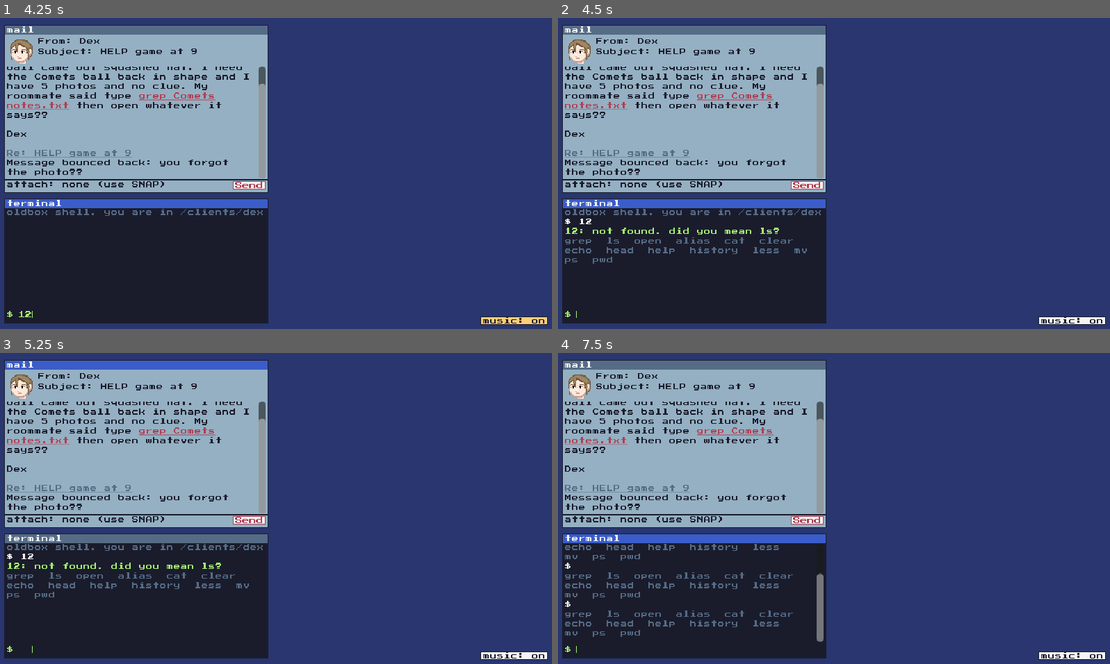
Above: before the commit, frames 1-4 (two rows, left to right).
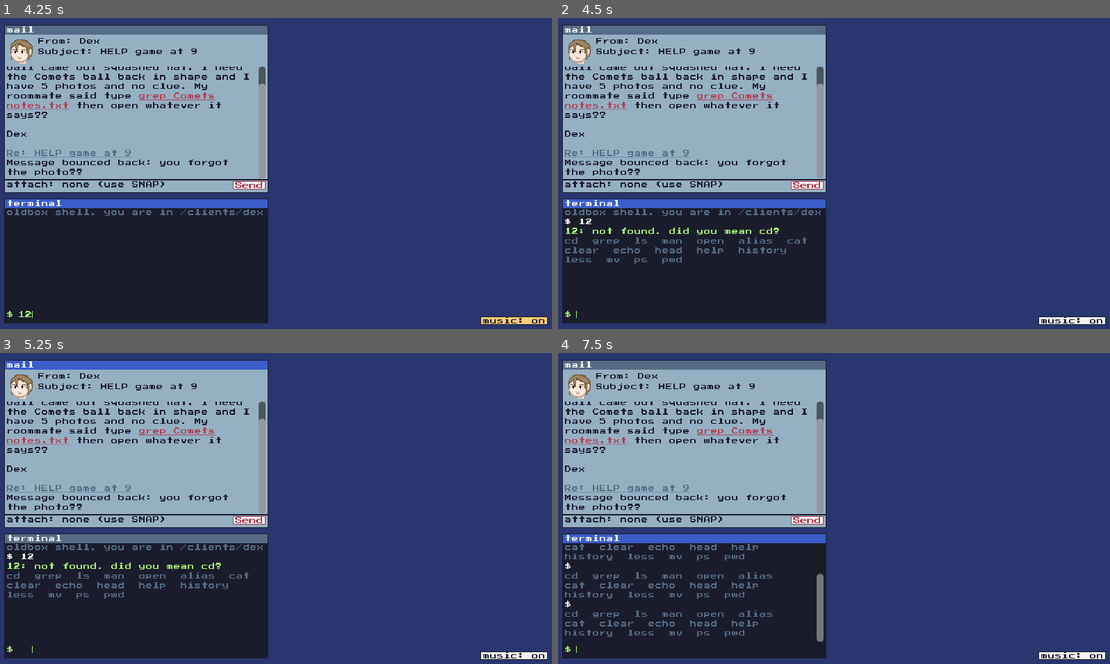
Above: after the commit, the same moments.

Repository: Gaming-RF/Promptless
Game: Godot game, scene res://scenes/main.tscn
Two runs of this game, one before a commit and one after it. Both use one fixed random seed, a clock stepped at 60 frames per second and the inputs below.
Inputs (mouse positions are in pixels of both pictures, inside the frame that each line leads up to):
- Up to frame 1 (4.25 s): click "boot up" at 0.5 s; click (143, 313) at 1.27 s; type "12" at 1.35 s; click "Send" at 2 s; click "music: on" at 2.75 s; click "music: off" at 3.5 s
- Up to frame 2 (4.5 s): tap Enter at 4.25 s; move the mouse to (955, 157) at 4.27 s; hold Right from 4.28 s (still down); tap Tab at 4.35 s; click (955, 157) at 4.42 s
- Up to frame 3 (5.25 s): tap Space at 4.52, 5 s; release Right at 5 s; drag from (165, 524) to (248, 570) at 5.02 s
- Up to frame 4 (7.5 s): tap Enter at 5.75, 7.25 s; move the mouse to (889, 440) at 5.77 s; hold Right 5.78-6.5 s; tap Tab at 5.85, 7.35 s; click (889, 440) at 5.92 s; tap Space at 6.5 s; drag from (806, 570) to (668, 461) at 6.52 s; move the mouse to (999, 555) at 7.27 s; hold Left from 7.28 s (still down); click (999, 555) at 7.42 s

Frame 1 is identical in both runs. In frame 2, 0.6% of the frame differs, in the area x 1-46%, y 67-80%; in frame 3, 0.6%; in frame 4, 1.6%, in the area x 1-43%, y 61-92%.

Commit message:
feat: file system with folders, hidden files, home folder; cd, ls -a, man, real mv

Diff:
--- a/data/campaign.json
+++ b/data/campaign.json
@@ -33,10 +33,11 @@
 			"open_usage": "usage: open FILE",
 			"open_text": "{n} lines of chaos. Try grep.",
 			"help": [
-				"needed: ls  grep  open",
+				"needed: ls  grep  open  cd  man",
 				"also: cat head less echo pwd",
 				"      history alias ps clear mv",
-				"Tab completes. Up/Down = history."
+				"Tab completes. Up/Down = history.",
+				"man COMMAND explains one."
 			],
 			"viewer": "pixview",
 			"alias": [
@@ -45,7 +46,69 @@
 			"cat_picture": "{cmd}: {file}: that's a picture. try open",
 			"mv_readonly": "mv: cannot move '{file}': Read-only file system",
 			"mv_usage": "usage: mv FILE DEST",
-			"read_usage": "usage: {cmd} FILE"
+			"read_usage": "usage: {cmd} FILE",
+			"man_usage": "What manual page do you want?",
+			"man": {
+				"ls": [
+					"LS(1)",
+					"  ls [-a] [FOLDER]",
+					"  List the files in a folder.",
+					"  -a   also list hidden files,",
+					"       the ones whose names start with ."
+				],
+				"grep": [
+					"GREP(1)",
+					"  grep [-i] WORD FILE...",
+					"  Print the lines of FILE that contain WORD.",
+					"  Capitals count: Gold is not gold.",
+					"  -i   ignore capitals"
+				],
+				"open": [
+					"OPEN(1)",
+					"  open FILE",
+					"  Open a picture in its viewer window.",
+					"  (a shortcut: see alias)"
+				],
+				"cd": [
+					"CD(1)",
+					"  cd [FOLDER]",
+					"  Move into FOLDER.",
+					"  cd ..   up one folder",
+					"  cd ~    your home folder",
+					"  cd      also your home folder"
+				],
+				"man": [
+					"MAN(1)",
+					"  man COMMAND",
+					"  Show the manual page for COMMAND."
+				],
+				"cat": [
+					"CAT(1)",
+					"  cat FILE",
+					"  Print a whole text file."
+				],
+				"head": [
+					"HEAD(1)",
+					"  head [-n N] FILE",
+					"  Print the first N lines (10 if not given)."
+				],
+				"mv": [
+					"MV(1)",
+					"  mv FILE DEST",
+					"  Move or rename a file.",
+					"  Client folders are read-only."
+				],
+				"pwd": [
+					"PWD(1)",
+					"  pwd",
+					"  Print the folder you are in."
+				],
+				"ps": [
+					"PS(1)",
+					"  ps",
+					"  List running programs and their numbers."
+				]
+			}
 		},
 		"ui": {
 			"attach_none": "attach: none (use SNAP)",
@@ -55,6 +118,7 @@
 			"reply_prefix": "Re: ",
 			"music_on": "music: on",
 			"music_off": "music: off"
-		}
+		},
+		"home": "/home/you"
 	}
 }
--- a/scripts/desktop.gd
+++ b/scripts/desktop.gd
@@ -67,8 +67,10 @@
 func load_job(j: Dictionary) -> void:
 	job = j
 	var old_history: Array = shell.history if shell else []
+	var old_home: Dictionary = shell.fs.export_under(shell.fs.home) if shell else {}
 	shell = Shell.new(job)
 	shell.history = old_history
+	shell.fs.import_nodes(old_home)
 	attachment = null
 	finished = false
 	for w in pictures.values():
@@ -104,22 +106,33 @@
 func running_programs() -> Array:
 	var list: Array = [{"pid": 101, "cmd": "sh"}, {"pid": 102, "cmd": "mail"}]
 	for f in pictures:
-		list.append({"pid": pictures[f].pid, "cmd": "%s %s" % [job.shell.viewer, f]})
+		list.append({"pid": pictures[f].pid, "cmd": "%s %s" % [job.shell.viewer, f.get_file()]})
 	return list
 
 
 var _next_pid := 140
+
+
+func picture(name: String):
+	var path: String = shell.fs.absolute(shell.cwd, name)
+	if pictures.has(path):
+		return pictures[path]
+	for p in pictures:
+		if p.get_file() == name:
+			return pictures[p]
+	return null
 
 
 func open_picture(file: String):
 	if pictures.has(file):
 		_focus(pictures[file], false)
 		return pictures[file]
-	var info := JobData.picture_info(job, file)
+	var info: Dictionary = shell.fs.node(file)
 	var w = PictureWindow.new()
 	add_child(w)
 	var k := pictures.size() % 6
-	w.setup(file, JobData.picture_texture(job, file), JobData.picture_index(job, file),
+	var tex: Texture2D = UI.find([info.get("asset", "")])
+	w.setup(file, tex, JobData.picture_index(job, file.get_file()),
 		Vector2(info.open_size[0], info.open_size[1]), job.ui.snap)
 	w.position = Vector2(326 + 18 * k, 10 + 14 * k)
 	w.keep_on_screen()
@@ -140,6 +153,11 @@
 		"name": "snapshot_%d.png" % snap_count,
 		"windows": [{"file": w.file, "w": s.x, "h": s.y}],
 	}
+	shell.fs.add_file(shell.fs.home + "/" + attachment.name, {
+		"type": "picture",
+		"open_size": [s.x, s.y],
+		"asset": shell.fs.node(w.file).get("asset", ""),
+	})
 	w.flash()
 	email.show_attachment(attachment.name)
 
--- a/scripts/judge.gd
+++ b/scripts/judge.gd
@@ -1,12 +1,18 @@
 extends RefCounted
+
+
+static func answer_path(job: Dictionary) -> String:
+	var a: String = job.answer
+	return a if a.begins_with("/") else job.folder + "/" + a
 
 
 static func verdict(record, job: Dictionary) -> String:
 	if record == null or record.get("windows", []).is_empty():
 		return "no_attachment"
 	var t: Dictionary = job.target
+	var want := answer_path(job)
 	for w in record.windows:
-		if w.file != job.answer:
+		if w.file != want and w.file != job.answer:
 			continue
 		if absf(w.w - t.w) <= t.tolerance and absf(w.h - t.h) <= t.tolerance:
 			return "right"
--- a/scripts/picture_window.gd
+++ b/scripts/picture_window.gd
@@ -15,7 +15,7 @@
 func setup(file_name: String, tex: Texture2D, variant: int, open_size: Vector2, snap_text: String) -> void:
 	file = file_name
 	resizable = true
-	set_title(file_name)
+	set_title(file_name.get_file())
 	view.texture = tex
 	view.variant = variant
 	view.mouse_filter = MOUSE_FILTER_IGNORE
--- a/scripts/shell.gd
+++ b/scripts/shell.gd
@@ -1,24 +1,25 @@
 extends RefCounted
 
-const COMMANDS := ["grep", "ls", "open"]
+const VFS = preload("res://scripts/vfs.gd")
+const COMMANDS := ["cd", "grep", "ls", "man", "open"]
 const COURTESY := ["alias", "cat", "clear", "echo", "head", "help", "history", "less", "mv", "ps", "pwd"]
 
 var job: Dictionary
+var fs
+var cwd := "/"
 var history: Array = []
 var _token_re := RegEx.new()
 
 
 func _init(j: Dictionary) -> void:
 	job = j
+	fs = VFS.new(job)
+	cwd = job.folder
 	_token_re.compile("\"([^\"]*)\"|'([^']*)'|(\\S+)")
 
 
 func files() -> Array:
-	var names: Array = job.texts.keys()
-	for p in job.pictures:
-		names.append(p.file)
-	names.sort()
-	return names
+	return fs.children(cwd)
 
 
 func run(line: String, programs: Array = []) -> Dictionary:
@@ -34,7 +35,11 @@
 	var cmd: String = args.pop_front()
 	match cmd:
 		"ls":
-			res.out.append("  ".join(files()))
+			_ls(args, res)
+		"cd":
+			_cd(args, res)
+		"man":
+			_man(args, res)
 		"grep":
 			_grep(args, res)
 		"open":
@@ -44,7 +49,7 @@
 		"clear":
 			res.clear = true
 		"pwd":
-			res.out.append(job.folder)
+			res.out.append(cwd)
 		"echo":
 			res.out.append(" ".join(args))
 		"history":
@@ -67,12 +72,7 @@
 				n = args.pop_front().substr(1).to_int()
 			_print_text(cmd, args, res, n)
 		"mv":
-			if args.size() < 2:
-				res.out.append(job.shell.mv_usage)
-			elif resolve(args[0]) == "":
-				_missing("mv", args[0], res)
-			else:
-				res.out.append(job.shell.mv_readonly.format({"file": args[0]}))
+			_mv(args, res)
 		_:
 			var s := closest(cmd, COMMANDS + COURTESY, 2)
 			if s != "":
@@ -86,17 +86,30 @@
 	var cut := line.rfind(" ")
 	var head := line.substr(0, cut + 1)
 	var word := line.substr(cut + 1)
-	var pool: Array = (COMMANDS + COURTESY) if cut == -1 else files()
-	var matches: Array = pool.filter(func(n): return n.begins_with(word))
+	var dir_part := ""
+	var partial := word
+	var pool: Array
+	if cut == -1:
+		pool = COMMANDS + COURTESY
+	else:
+		var slash := word.rfind("/")
+		if slash != -1:
+			dir_part = word.substr(0, slash + 1)
+			partial = word.substr(slash + 1)
+		var dir: String = fs.absolute(cwd, dir_part) if dir_part != "" else cwd
+		pool = fs.children(dir, partial.begins_with("."))
+		pool = pool.map(func(n): return n + "/" if fs.is_dir(fs.absolute(dir, n)) else n)
+	var matches: Array = pool.filter(func(n): return n.begins_with(partial))
 	if matches.is_empty():
 		return {"line": line, "options": []}
 	if matches.size() == 1:
-		return {"line": head + matches[0] + " ", "options": []}
+		var m: String = matches[0]
+		return {"line": head + dir_part + m + ("" if m.ends_with("/") else " "), "options": []}
 	var prefix: String = matches[0]
 	for m in matches:
 		while not m.begins_with(prefix):
 			prefix = prefix.left(-1)
-	return {"line": head + prefix, "options": matches if prefix == word else []}
+	return {"line": head + dir_part + prefix, "options": matches if prefix == partial else []}
 
 
 func tokenize(line: String) -> Array:
@@ -110,11 +123,8 @@
 
 
 func resolve(name: String) -> String:
-	if name.begins_with("./"):
-		name = name.substr(2)
-	elif name.begins_with(job.folder + "/"):
-		name = name.substr(job.folder.length() + 1)
-	return name if name in files() else ""
+	var path: String = fs.absolute(cwd, name)
+	return path if fs.exists(path) else ""
 
 
 func suggest_file(typed: String) -> String:
@@ -167,6 +177,54 @@
 		res.hint.append(job.shell.did_you_mean_file.format({"s": s}))
 
 
+func _ls(args: Array, res: Dictionary) -> void:
+	var show_hidden := false
+	var targets: Array = []
+	for a in args:
+		if a.begins_with("-"):
+			show_hidden = show_hidden or "a" in a
+		else:
+			targets.append(a)
+	if targets.is_empty():
+		targets = ["."]
+	for t in targets:
+		var path := resolve(t)
+		if path == "":
+			res.out.append("ls: cannot access '%s': No such file or directory" % t)
+		elif not fs.is_dir(path):
+			res.out.append(t)
+		else:
+			if targets.size() > 1:
+				res.out.append(t + ":")
+			var names: Array = fs.children(path, show_hidden)
+			if show_hidden:
+				names = [".", ".."] + names
+			if not names.is_empty():
+				res.out.append("  ".join(names))
+
+
+func _cd(args: Array, res: Dictionary) -> void:
+	var target: String = "~" if args.is_empty() else args[0]
+	var path := resolve(target)
+	if path == "":
+		res.out.append("cd: %s: No such file or directory" % target)
+	elif not fs.is_dir(path):
+		res.out.append("cd: %s: Not a directory" % target)
+	else:
+		cwd = path
+
+
+func _man(args: Array, res: Dictionary) -> void:
+	if args.is_empty():
+		res.out.append(job.shell.man_usage)
+		return
+	var pages: Dictionary = job.shell.get("man", {})
+	if pages.has(args[0]):
+		res.out.append_array(pages[args[0]])
+	else:
+		res.out.append("No manual entry for %s" % args[0])
+
+
 func _grep(args: Array, res: Dictionary) -> void:
 	var ignore_case := false
 	var rest: Array = []
@@ -183,17 +241,22 @@
 	var matched := false
 	var missing := false
 	for f in targets:
-		var name := resolve(f)
-		if name == "":
+		var path := resolve(f)
+		if path == "":
 			_missing("grep", f, res)
 			missing = true
 			continue
-		if not job.texts.has(name):
+		var n: Dictionary = fs.node(path)
+		if n.type == "dir":
+			res.out.append("grep: %s: Is a directory" % f)
+			missing = true
 			continue
-		for l in job.texts[name]:
+		if n.type != "text":
+			continue
+		for l in n.lines:
 			var hit: bool = l.to_lower().contains(word.to_lower()) if ignore_case else l.contains(word)
 			if hit:
-				res.out.append(("%s:%s" % [name, l]) if targets.size() > 1 else l)
+				res.out.append(("%s:%s" % [f, l]) if targets.size() > 1 else l)
 				matched = true
 	if not matched and not missing:
 		res.hint.append(job.shell.grep_no_match)
@@ -203,24 +266,54 @@
 	if args.is_empty():
 		res.out.append(job.shell.read_usage.format({"cmd": cmd}))
 		return
-	var name := resolve(args[0])
-	if name == "":
+	var path := resolve(args[0])
+	if path == "":
 		_missing(cmd, args[0], res)
-	elif not job.texts.has(name):
-		res.out.append(job.shell.cat_picture.format({"cmd": cmd, "file": name}))
-	else:
-		var lines: Array = job.texts[name]
-		res.out.append_array(lines if limit < 0 else lines.slice(0, limit))
+		return
+	var n: Dictionary = fs.node(path)
+	if n.type == "dir":
+		res.out.append("%s: %s: Is a directory" % [cmd, args[0]])
+	elif n.type != "text":
+		res.out.append(job.shell.cat_picture.format({"cmd": cmd, "file": args[0]}))
+	else:
+		res.out.append_array(n.lines if limit < 0 else n.lines.slice(0, limit))
 
 
 func _open(args: Array, res: Dictionary) -> void:
 	if args.is_empty():
 		res.out.append(job.shell.open_usage)
 		return
-	var name := resolve(args[0])
-	if name == "":
+	var path := resolve(args[0])
+	if path == "":
 		_missing("open", args[0], res, " ".join(args))
-	elif job.texts.has(name):
-		res.out.append(job.shell.open_text.format({"n": job.texts[name].size()}))
-	else:
-		res.open = name
+		return
+	var n: Dictionary = fs.node(path)
+	if n.type == "dir":
+		res.out.append("open: %s: Is a directory" % args[0])
+	elif n.type == "text":
+		res.out.append(job.shell.open_text.format({"n": n.lines.size()}))
+	else:
+		res.open = path
+
+
+func _mv(args: Array, res: Dictionary) -> void:
+	if args.size() < 2:
+		res.out.append(job.shell.mv_usage)
+		return
+	var src := resolve(args[0])
+	if src == "":
+		_missing("mv", args[0], res)
+		return
+	var dest: String = fs.absolute(cwd, args[1])
+	if fs.is_dir(dest):
+		dest = dest + "/" + src.get_file()
+	if not fs.writable(src) or not fs.writable(dest.get_base_dir()):
+		res.out.append(job.shell.mv_readonly.format({"file": args[0]}))
+		return
+	if not fs.is_dir(dest.get_base_dir()):
+		res.out.append("mv: cannot move '%s': No such file or directory" % args[0])
+		return
+	if dest == src or dest.begins_with(src + "/"):
+		res.out.append("mv: cannot move '%s' into itself" % args[0])
+		return
+	fs.move(src, dest)
--- /dev/null
+++ b/scripts/vfs.gd
@@ -0,0 +1,124 @@
+extends RefCounted
+
+var nodes := {}
+var home := "/home/you"
+
+
+func _init(job: Dictionary) -> void:
+	home = job.get("home", home)
+	add_dir("/")
+	add_dir(home)
+	add_dir(job.folder)
+	for name in job.texts:
+		add_file(job.folder + "/" + name, {"type": "text", "lines": job.texts[name]})
+	for p in job.pictures:
+		add_file(job.folder + "/" + p.file, {
+			"type": "picture",
+			"open_size": p.open_size,
+			"asset": p.get("asset", job.picture_dir + p.file),
+		})
+	for f in job.get("extra_files", []):
+		var path: String = f.path if f.path.begins_with("/") else job.folder + "/" + f.path
+		if f.type == "dir":
+			add_dir(path)
+		else:
+			var data: Dictionary = f.duplicate()
+			data.erase("path")
+			if data.type == "picture" and not data.has("asset"):
+				data.asset = job.picture_dir + path.get_file()
+			add_file(path, data)
+
+
+func add_dir(path: String) -> void:
+	path = norm(path)
+	if path != "/":
+		add_dir(path.get_base_dir())
+	if not nodes.has(path):
+		nodes[path] = {"type": "dir"}
+
+
+func add_file(path: String, data: Dictionary) -> void:
+	path = norm(path)
+	add_dir(path.get_base_dir())
+	nodes[path] = data
+
+
+func remove(path: String) -> void:
+	nodes.erase(norm(path))
+
+
+func move(src: String, dest: String) -> void:
+	var moved := {}
+	for path in nodes.keys():
+		if path == src or path.begins_with(src + "/"):
+			moved[dest + path.substr(src.length())] = nodes[path]
+			nodes.erase(path)
+	import_nodes(moved)
+
+
+static func norm(path: String) -> String:
+	var parts: Array = []
+	for p in path.split("/", false):
+		if p == ".":
+			continue
+		if p == "..":
+			if not parts.is_empty():
+				parts.pop_back()
+			continue
+		parts.append(p)
+	return "/" + "/".join(parts)
+
+
+func absolute(cwd: String, p: String) -> String:
+	if p == "~":
+		return home
+	if p.begins_with("~/"):
+		return norm(home + "/" + p.substr(2))
+	if p.begins_with("/"):
+		return norm(p)
+	return norm(cwd + "/" + p)
+
+
+func exists(path: String) -> bool:
+	return nodes.has(path)
+
+
+func is_dir(path: String) -> bool:
+	return nodes.has(path) and nodes[path].type == "dir"
+
+
+func node(path: String) -> Dictionary:
+	return nodes.get(path, {})
+
+
+func writable(path: String) -> bool:
+	return path == home or path.begins_with(home + "/")
+
+
+func children(dir: String, show_hidden := false) -> Array:
+	var out: Array = []
+	var prefix := dir if dir.ends_with("/") else dir + "/"
+	for path in nodes:
+		if path == dir or not path.begins_with(prefix):
+			continue
+		var rest: String = path.substr(prefix.length())
+		if "/" in rest:
+			continue
+		if show_hidden or not rest.begins_with("."):
+			out.append(rest)
+	out.sort()
+	return out
+
+
+func export_under(dir: String) -> Dictionary:
+	var out := {}
+	for path in nodes:
+		if path.begins_with(dir + "/"):
+			out[path] = nodes[path]
+	return out
+
+
+func import_nodes(more: Dictionary) -> void:
+	for path in more:
+		add_dir(path.get_base_dir())
+		nodes[path] = more[path]
--- a/tests/input_test.gd
+++ b/tests/input_test.gd
@@ -86,7 +86,7 @@
 	await key(KEY_TAB)
 	check(desk.term.input.text == "open ball_3.png ", "Tab completes the file name: '%s'" % desk.term.input.text)
 	await key(KEY_ENTER)
-	check(desk.pictures.has("ball_3.png"), "typed open makes a window")
+	check(desk.picture("ball_3.png") != null, "typed open makes a window")
 	await key(KEY_UP)
 	check(desk.term.input.text == "open ball_3.png ", "Up arrow recalls last command")
 	await key(KEY_DOWN)
@@ -95,7 +95,7 @@
 	await key(KEY_ENTER)
 	check(term_text(desk).count("notes.txt") >= 2, "focus survived submit (typed ls ran)")
 
-	var w = desk.pictures["ball_3.png"]
+	var w = desk.picture("ball_3.png")
 	var before: Vector2 = w.get_content_size()
 	await key(KEY_DOWN)
 	check(w.get_content_size() == before, "arrow keys don't resize while typing")
--- a/tests/run_tests.gd
+++ b/tests/run_tests.gd
@@ -63,6 +63,45 @@
 	check(Judge.verdict(rec(other, w, h), job) == "wrong_file", tag + "wrong picture at target = wrong file")
 
 
+func check_file_system(base: Dictionary) -> void:
+	var job := JobData.merge(base, {"extra_files": [
+		{"path": ".album", "type": "dir"},
+		{"path": ".album/faded_1.png", "type": "picture", "open_size": [120, 90], "asset": "res://assets/ball_1.png"},
+		{"path": ".album/readme.txt", "type": "text", "lines": ["two copies. lay one over the other."]},
+	]})
+	var sh = Shell.new(job)
+	check(not ".album" in sh.run("ls").out[0], "fs: hidden folder not in ls")
+	check(".album" in sh.run("ls -a").out[0] and sh.run("ls -a").out[0].begins_with(".  .."), "fs: ls -a shows hidden + . ..")
+	sh.run("cd .album")
+	check(sh.cwd == "/clients/dex/.album" and sh.run("pwd").out == ["/clients/dex/.album"], "fs: cd into hidden folder, pwd")
+	check(sh.run("ls").out == ["faded_1.png  readme.txt"], "fs: ls inside folder")
+	check(sh.run("cat readme.txt").out.size() == 1 and sh.run("grep copies ../.album/readme.txt").out.size() == 1, "fs: relative paths, ..")
+	check(sh.run("open faded_1.png").open == "/clients/dex/.album/faded_1.png", "fs: open in subfolder")
+	sh.run("cd ..")
+	check(sh.cwd == "/clients/dex", "fs: cd ..")
+	sh.run("cd")
+	check(sh.cwd == "/home/you", "fs: cd alone = home")
+	sh.run("cd ~")
+	check(sh.cwd == "/home/you", "fs: cd ~")
+	check(sh.run("cd /nope").out[0] == "cd: /nope: No such file or directory", "fs: cd missing")
+	check(sh.run("cd /clients/dex/notes.txt").out[0].ends_with("Not a directory"), "fs: cd into a file")
+	check(sh.run("cat /clients/dex").out[0].ends_with("Is a directory"), "fs: cat a folder")
+	check(sh.run("grep x /clients").out[0].ends_with("Is a directory"), "fs: grep a folder")
+	check("Read-only" in sh.run("mv /clients/dex/notes.txt ~/n.txt").out[0], "fs: client folder read-only")
+	sh.fs.add_file("/home/you/snap.png", {"type": "picture", "open_size": [10, 10]})
+	sh.run("mkdir x")
+	sh.fs.add_dir("/home/you/keep")
+	check(sh.run("mv snap.png keep").out.is_empty() and sh.fs.exists("/home/you/keep/snap.png"), "fs: mv into folder in home")
+	sh.run("mv keep stuff")
+	check(sh.fs.exists("/home/you/stuff/snap.png") and not sh.fs.exists("/home/you/keep"), "fs: mv a folder moves contents")
+	check(sh.run("mv stuff stuff/inner").out[0].contains("into itself"), "fs: mv folder into itself refused")
+	check(sh.run("man ls").out[0] == "LS(1)" and sh.run("man").out == [job.shell.man_usage], "man page + usage")
+	check(sh.run("man frob").out == ["No manual entry for frob"], "man unknown")
+	sh.run("cd /clients/dex")
+	check(sh.complete("cd .al").line == "cd .album/", "tab: hidden folder gets a slash, no space")
+	check(sh.complete("open .album/fa").line == "open .album/faded_1.png ", "tab: completes inside a folder path")
+
+
 func _initialize() -> void:
 	var c := JobData.load_campaign("res://data/campaign.json")
 	check(c.jobs.size() == 2, "campaign has 2 jobs")
@@ -83,7 +122,7 @@
 	r = sh.run("open notes.txt")
 	check(r.out == ["30 lines of chaos. Try grep."], "open notes.txt -> chaos line: " + str(r.out))
 	r = sh.run("open /clients/dex/ball_3.png")
-	check(r.open == "ball_3.png", "open full path picture")
+	check(r.open == "/clients/dex/ball_3.png", "open full path picture")
 	r = sh.run("open ball 3")
 	check(r.open == "" and r.hint.size() == 1 and "ball_3.png" in r.hint[0], "open ball 3 -> did you mean ball_3.png")
 	r = sh.run("open bal_3.png")
@@ -118,6 +157,7 @@
 	check(amb.line == "open ball_" and amb.options.is_empty(), "tab: common prefix")
 	amb = sh.complete("open ball_")
 	check(amb.options.size() == 5, "tab: lists options when stuck")
+	check_file_system(job)
 	var sh2 = Shell.new(c.jobs[1])
 	r = sh2.run("grep Gold notes.txt")
 	check(r.out.is_empty(), "job 2: notes.txt only has lowercase gold")
@@ -138,8 +178,8 @@
 	desk.run_command("open ball_3.png")
 	desk.run_command("open ball_1.png")
 	await process_frame
-	var w3 = desk.pictures["ball_3.png"]
-	var w1 = desk.pictures["ball_1.png"]
+	var w3 = desk.picture("ball_3.png")
+	var w1 = desk.picture("ball_1.png")
 	check(w3.get_content_size() == Vector2(96, 160), "ball 3 opens at 96x160")
 	desk.send()
 	check(desk.email.last_reply == job.replies.no_attachment, "send with nothing")
@@ -154,13 +194,17 @@
 	desk.snapshot(w3)
 	desk.send()
 	check(desk.email.last_reply == job.replies.right and desk.finished, "job 1 won")
+	check(desk.shell.fs.exists("/home/you/snapshot_3.png"), "snapshots are saved in the home folder")
 	await create_timer(2.6).timeout
 	check(main.current == desk and desk.job == c.jobs[1], "job 2 loads on the same desktop")
 	check(desk.pictures.is_empty() and not desk.finished, "job 2 starts clean")
+	check(desk.shell.fs.exists("/home/you/snapshot_3.png"), "home folder carries over to job 2")
+	desk.run_command("open ~/snapshot_3.png")
+	check(desk.picture("snapshot_3.png") != null and desk.picture("snapshot_3.png").get_content_size() == Vector2(160, 160), "a snapshot opens at the size it was taken")
 	var job2: Dictionary = c.jobs[1]
 	desk.run_command("open " + job2.answer)
 	await process_frame
-	var wa = desk.pictures[job2.answer]
+	var wa = desk.picture(job2.answer)
 	wa.set_content_size(Vector2(job2.target.w, job2.target.h))
 	desk.snapshot(wa)
 	desk.send()
Not shown, added: scripts/vfs.gd.uid
